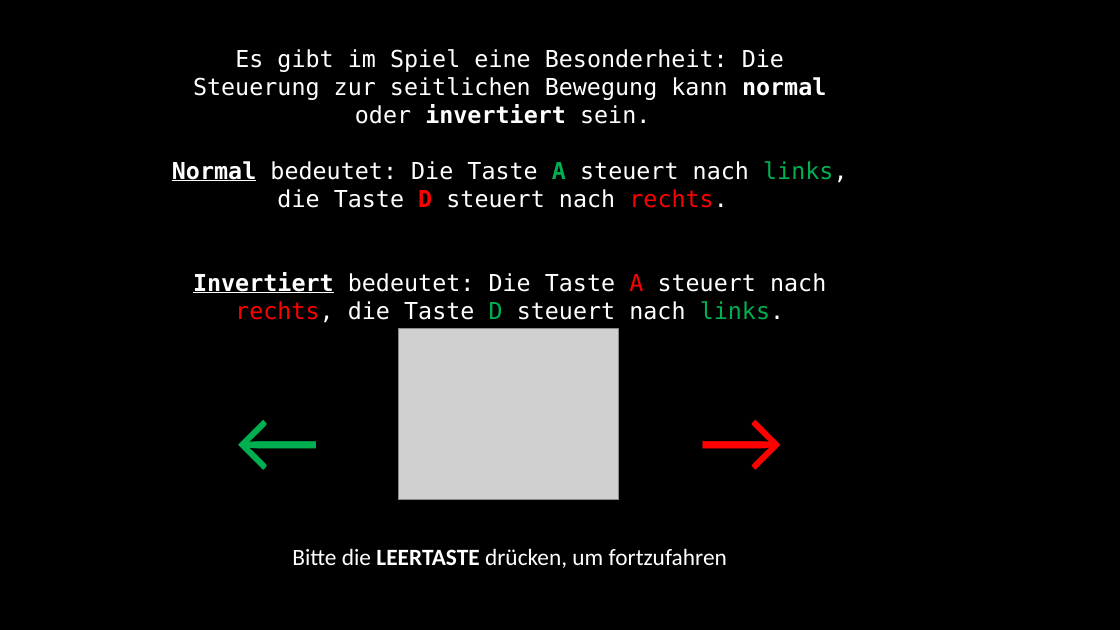
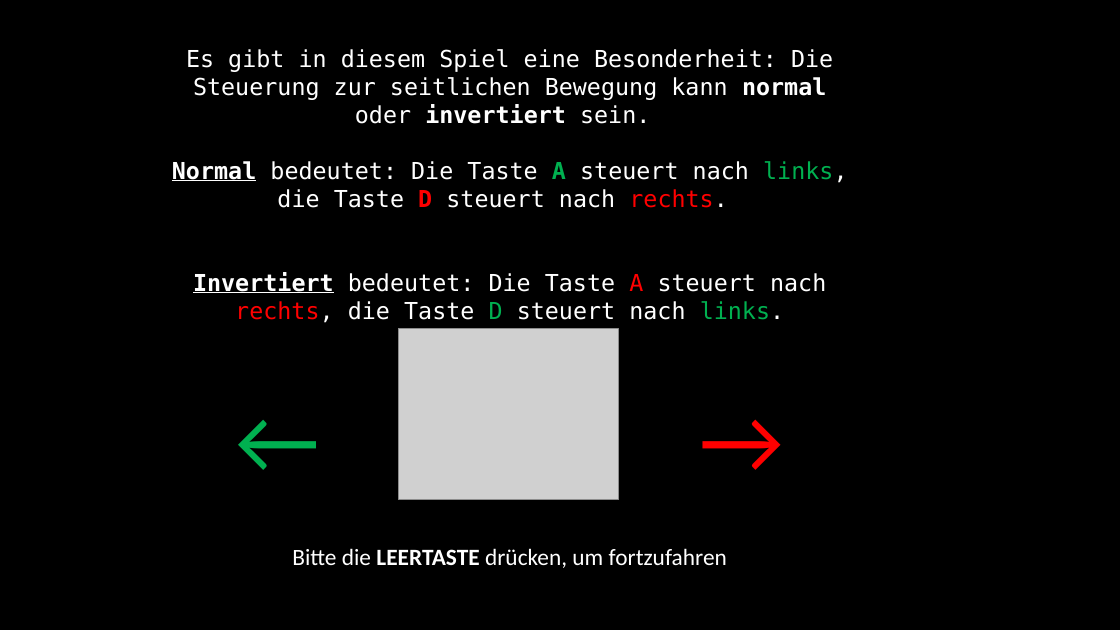
Before and after one commit to sean-mulready/Vizdoom-Scripts, a slide deck: slide 8 of exp_img/instructions.pptx (slide 5 before the commit). Drawn at 1120x630 pixels with LibreOffice and Linux fonts; fonts in the diff are those of the drawing; grey boxes stand for pictures. Boxes give left, top, right and bottom in pixels: in the first picture for what was removed or moved away, otherwise in the second. Text is boxed around its words. In the diff, an @@ line names an element or a change of style, - is before the commit and + after.

```diff
--- a/exp_img/instructions.pptx
+++ b/exp_img/instructions.pptx
@@ text at (186, 49, 833, 124): text changed @@
-Es gibt im Spiel eine Besonderheit: Die Steuerung zur seitlichen Bewegung kann normal oder invertiert sein.
+Es gibt in diesem Spiel eine Besonderheit: Die Steuerung zur seitlichen Bewegung kann normal oder invertiert sein.
```
Also in this commit, not shown: 2 other slides changed, 19 slides added, 41 other files.
